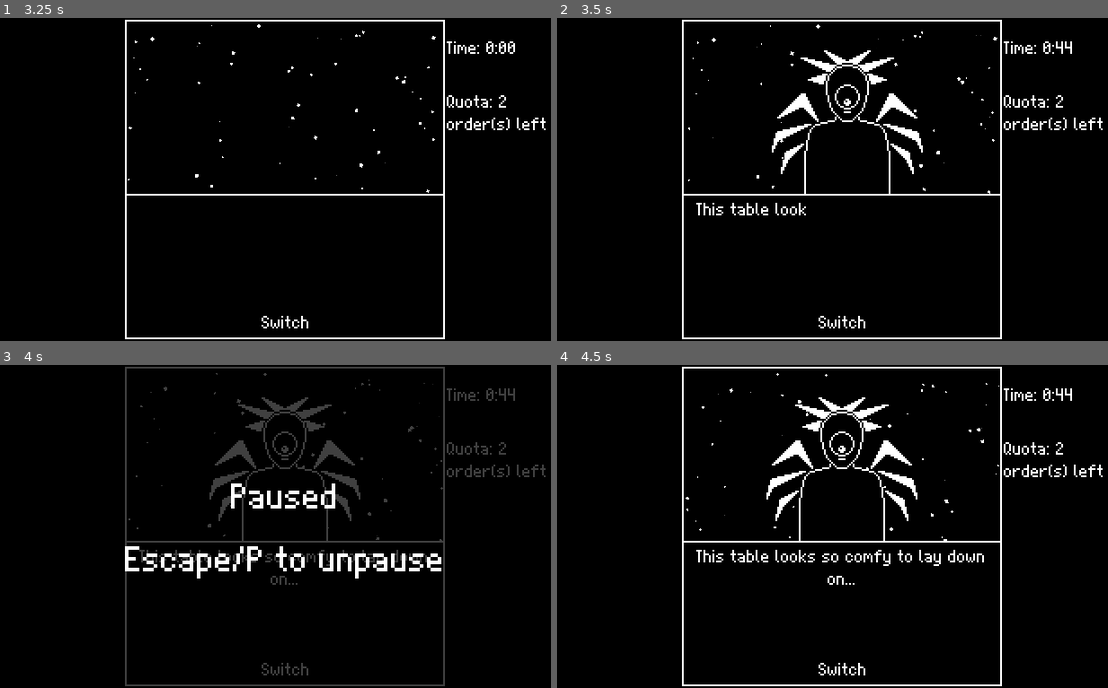
Above: before the commit, frames 1-4 (two rows, left to right).
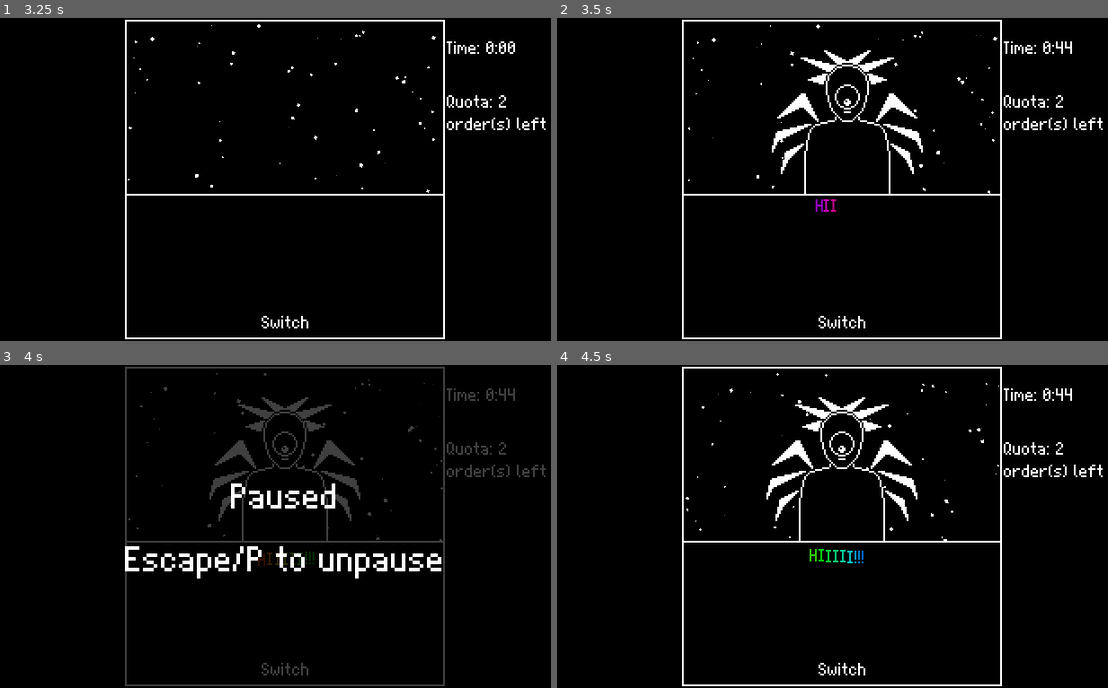
Above: after the commit, the same moments.

Repository: Banalian/BitBiscuit-GMTK2024
Game: Godot game, scene res://Scenes/main_menu.tscn
Same seed, same stepped clock (60 frames per second), same inputs: the game is played once before the commit and once after it.
Inputs (mouse positions are in pixels of both pictures, inside the frame that each line leads up to):
- Up to frame 1 (3.25 s): click "Play" at 0.5 s; click "Play" at 1.25 s; tap Enter at 2 s; move the mouse to (413, 163) at 2.02 s; tap P at 2.1, 2.85 s; click (413, 163) at 2.17 s; tap Space at 2.27, 3.02 s; move the mouse to (170, 195) at 2.77 s; click (170, 195) at 2.92 s
- Up to frame 2 (3.5 s): no input
- Up to frame 3 (4 s): move the mouse to (341, 455) at 3.52 s; tap P at 3.6 s; click (341, 455) at 3.67 s
- Up to frame 4 (4.5 s): move the mouse to (810, 591) at 4.27 s; tap P at 4.35 s; click (810, 591) at 4.42 s

Frame 1 is identical in both runs. In frame 2, 0.3% of the frame differs, in the area x 25-51%, y 56-62%; in frame 3, 0.5%; in frame 4, 0.8%, in the area x 25-78%, y 56-69%.

Commit message:
Change client's lowercase and uppercase orders

Diff:
--- a/Scripts/System/mix.gd
+++ b/Scripts/System/mix.gd
@@ -67,7 +67,7 @@
 
 
 # manual to string function
-func to_order_string(in_uppercase: bool):
+func to_order_string(casing := 0):
 	var container: Ingredient = _content.get_or_add(Constants.IngredientType.CONTAINER, null)
 	var base: Ingredient = _content.get_or_add(Constants.IngredientType.BASE, null)
 	var additional: Ingredient = _content.get_or_add(Constants.IngredientType.ADDITIONAL, null)
@@ -78,4 +78,11 @@
 		final += base.ingredient_name
 	if additional:
 		final += _possible_link[(randi() % _possible_link.size())] + additional.ingredient_name
-	return final.to_upper() if in_uppercase else final
+	match casing:
+		0:
+			return final
+		1:
+			return final.to_lower()
+		2:
+			return final.to_upper()
+	#return final.to_upper() if in_uppercase else final
--- a/Scripts/client.gd
+++ b/Scripts/client.gd
@@ -78,10 +78,10 @@
 	eyes.frame = randi() % 8
 	mouth.frame = randi() % 8
 	hat.frame = randi() % 8
-	personality = PERSONALITIES.pick_random()
+	personality = "hyper"
 
-# Type 1 is intro, 2 is order, 3 is the thanks, then 4 is the goodby
-func get_dialogue(type: int, order: Array[Mix] = [null, null]):
+# Type 0 is intro, 1 is order, 2 is the thanks, then 3 is the goodbye
+func get_dialogue(type: int, order	: Array[Mix] = [null, null]):
 	var text = ""
 	var index = 0
 	var variation = randi() % dialogues[personality][type].size()
@@ -89,10 +89,24 @@
 		# no iterating to allow for custom text
 		text += dialogues[personality][type][variation][0]
 		if order.size() > 0 and order[0]:
-			text += order[0].to_order_string(true if personality == "hyper" else false)
+			#text += order[0].to_order_string(true if personality == "hyper" else false)
+			match personality:
+				"bored":
+					text += order[0].to_order_string(1)
+				"hyper":
+					text += order[0].to_order_string(2)
+				_:
+					text += order[0].to_order_string(0)
 		if order.size() > 1 and order[1]:
 			text += dialogues[personality][type][variation][1]
-			text += order[1].to_order_string(true if personality == "hyper" else false)
+			#text += order[1].to_order_string(true if personality == "hyper" else false)
+			match personality:
+				"bored":
+					text += order[0].to_order_string(1)
+				"hyper":
+					text += order[0].to_order_string(2)
+				_:
+					text += order[0].to_order_string(0)
 		text += dialogues[personality][type][variation][2]
 		return text
 	else:
